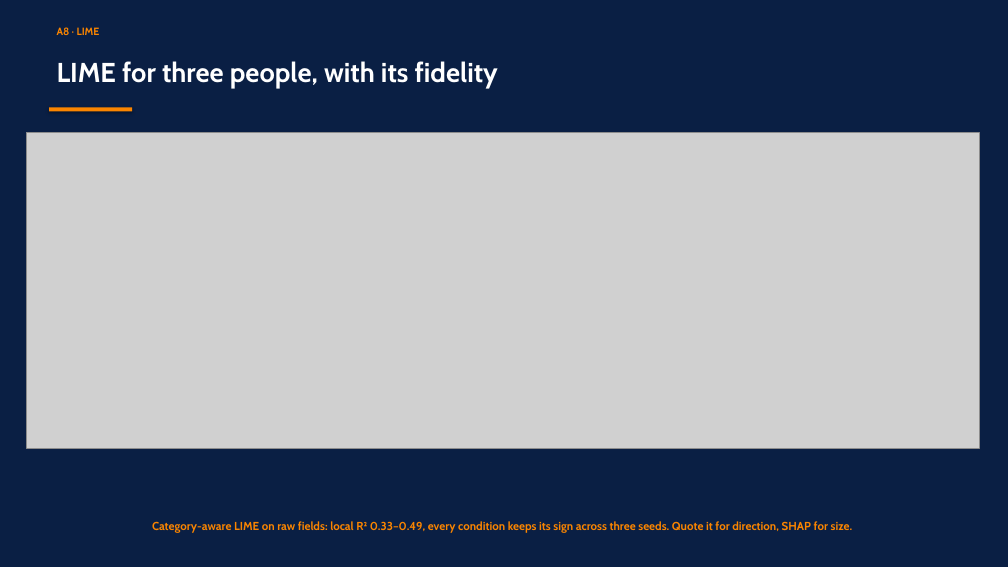
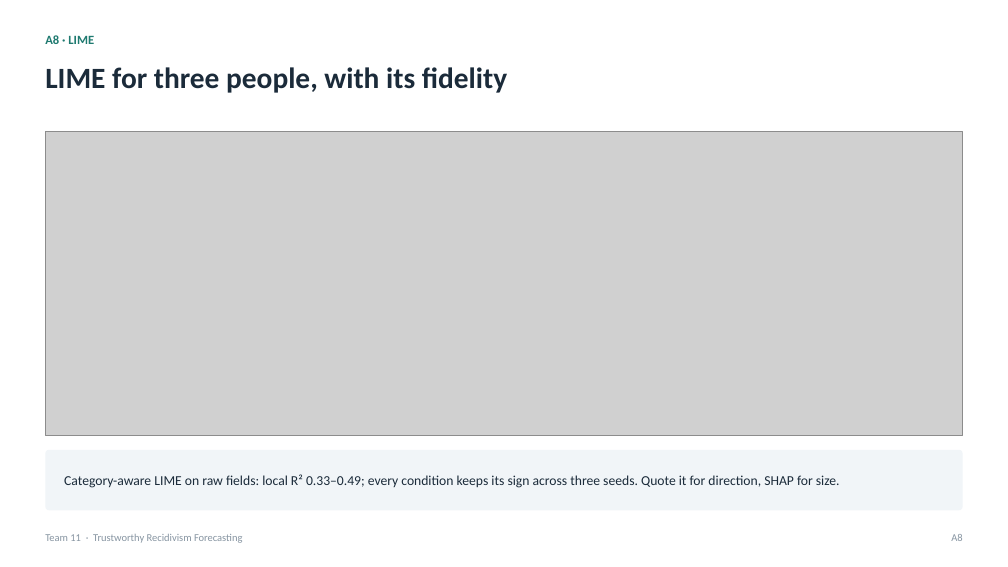
Before and after one commit to RyanBalech/recidivism-forecasting-analysis, a slide deck: slide 29 of reports/ISAF_Recidivism_Presentation.pptx. Drawn at 1008x567 pixels with LibreOffice and Linux fonts; fonts in the diff are those of the drawing; grey boxes stand for pictures. Boxes give left, top, right and bottom in pixels: in the first picture for what was removed or moved away, otherwise in the second. Text is boxed around its words. In the diff, an @@ line names an element or a change of style, - is before the commit and + after.

```diff
--- a/reports/ISAF_Recidivism_Presentation.pptx
+++ b/reports/ISAF_Recidivism_Presentation.pptx
@@ background #0A1F44 to #FFFFFF @@
@@ text "LIME for three people, with ...": place and size @@
-text "LIME for three people, with ..." at [57, 61, 498, 88]
+text "LIME for three people, with ..." at [45, 67, 507, 93]
@@ text "LIME for three people, with ..." at [45, 67, 507, 93]: size 26 to 28 pt, font Cabin to Calibri, text colour #FFFFFF to #1B2B3A; more space between paragraphs @@
@@ text "A8 · LIME": place and size @@
-text "A8 · LIME" at [57, 27, 100, 35]
+text "A8 · LIME" at [45, 35, 94, 44]
@@ text "A8 · LIME" at [45, 35, 94, 44]: size 10 to 12 pt, font Cabin to Calibri, text colour #FB8500 to #1F7A70; more space between paragraphs @@
@@ rectangle removed at [49, 107, 132, 112] @@
@@ picture: place and size @@
-picture at [26, 132, 979, 448]
+picture at [45, 132, 963, 436]
@@ rounded rectangle added at [45, 450, 963, 510], fill #F1F5F8 @@
@@ text at [64, 474, 840, 488]: text changed; size 11 to 13 pt; font Cabin to Calibri; text colour #FB8500 to #1B2B3A; bold off @@
-Category-aware LIME on raw fields: local R² 0.33–0.49, every condition keeps its sign across three seeds. Quote it for direction, SHAP for size.
+Category-aware LIME on raw fields: local R² 0.33–0.49; every condition keeps its sign across three seeds. Quote it for direction, SHAP for size.
@@ text "Category-aware LIME on raw fields: ..." at [64, 474, 840, 488]: vertical alignment top to middle @@
@@ text added at [45, 534, 242, 543], 10 pt, text #8795A2 @@
+Team 11 · Trustworthy Recidivism Forecasting
@@ text added at [951, 534, 962, 541], 10 pt, text #8795A2 @@
+A8
```
Also in this commit, not shown: 23 other slides changed, 8 slides added, 8 slides removed, 2 other files.
